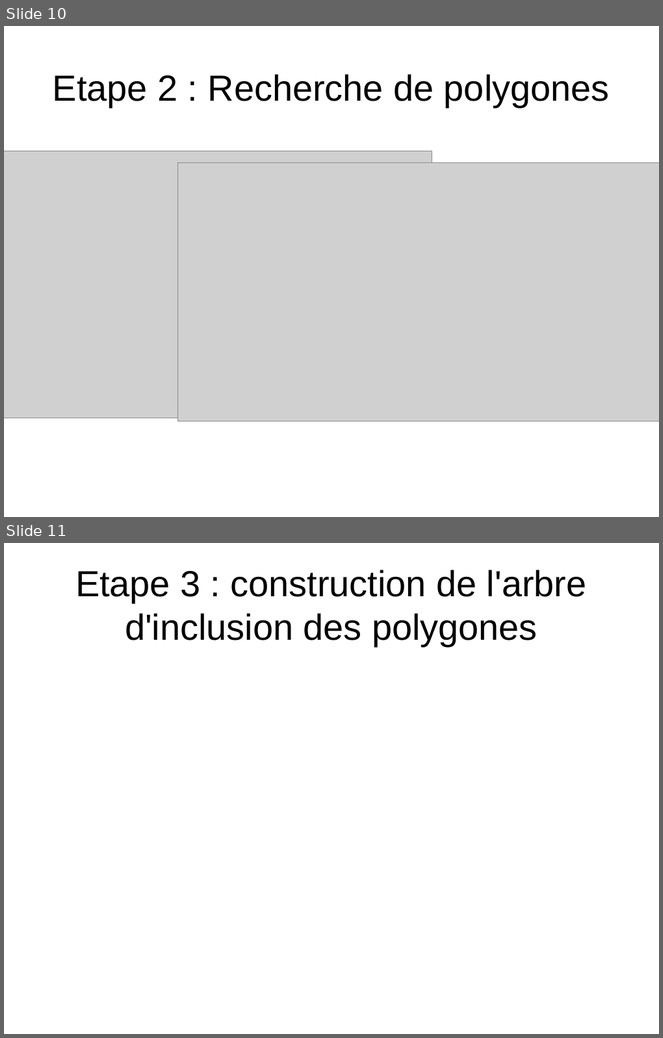
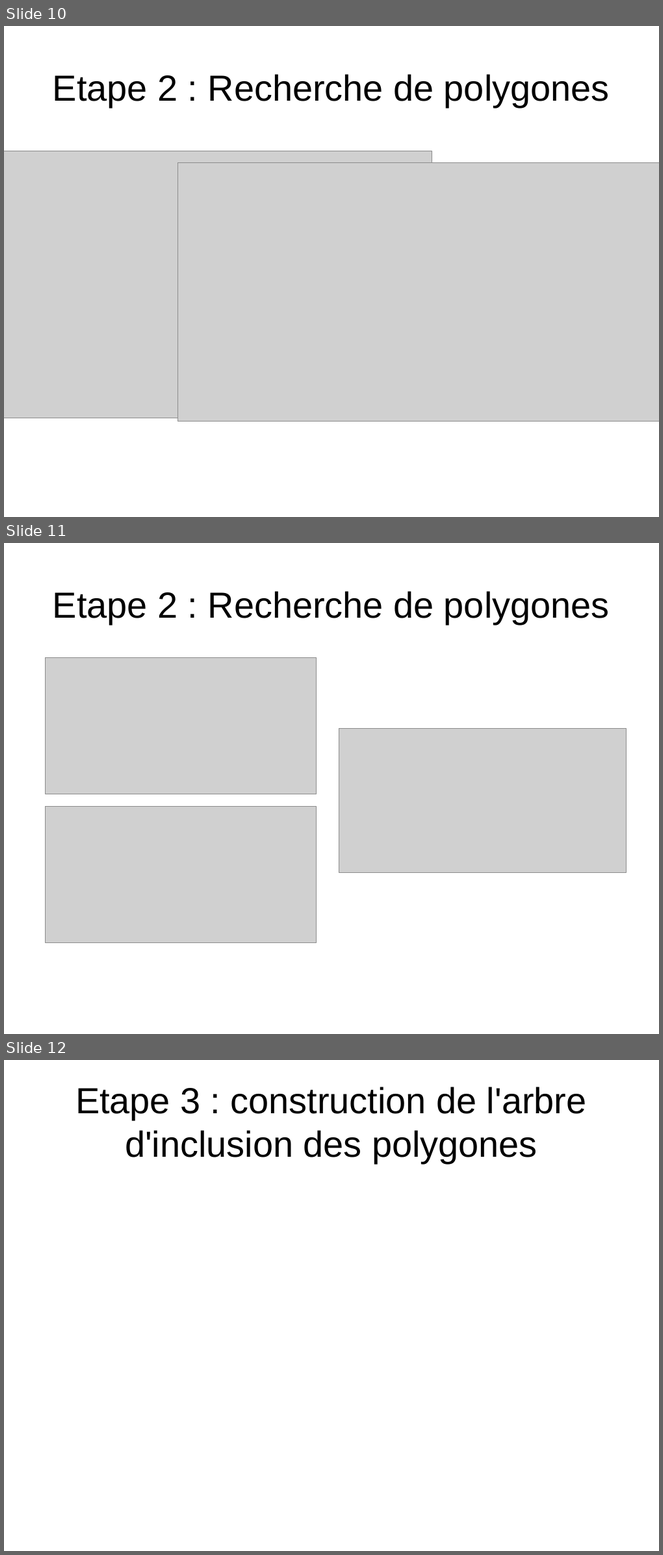
Before and after one commit to wagnerf42/Jimn, a slide deck: soutenance/soutenance.odp. Shown one above the other, each under a label of ours: slides 10 and 11 before the commit, slides 10, 11 and 12 after it. The pictures are 663x1038 and 663x1555 pixels, drawn with LibreOffice and Linux fonts; fonts in the diff are those of the drawing; grey boxes stand for pictures. Boxes give left, top, right and bottom in pixels: in the first picture for what was removed or moved away, otherwise in the second. Text is boxed around its words. In the diff, an @@ line names an element or a change of style, - is before the commit and + after.

Commit message:
recherche polygones en images

```diff
--- a/soutenance/soutenance.odp
+++ b/soutenance/soutenance.odp
@@ slide 11 added at [4, 543, 659, 1034], background #FFFFFF @@
@@ title added at [53, 591, 610, 624], 44 pt, text #000000 @@
+Etape 2 : Recherche de polygones
@@ picture added at [45, 658, 316, 794] @@
@@ picture added at [339, 728, 627, 873] @@
@@ picture added at [45, 807, 316, 943] @@
@@ what was slide 11 is now slide 12 @@
```
